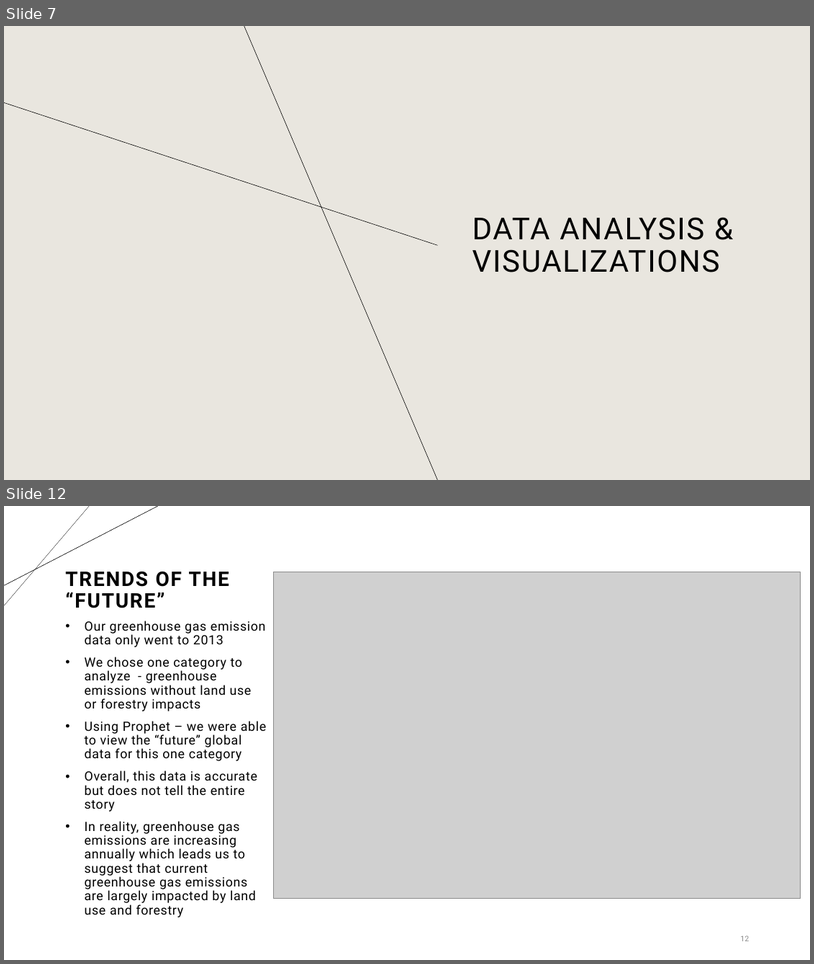
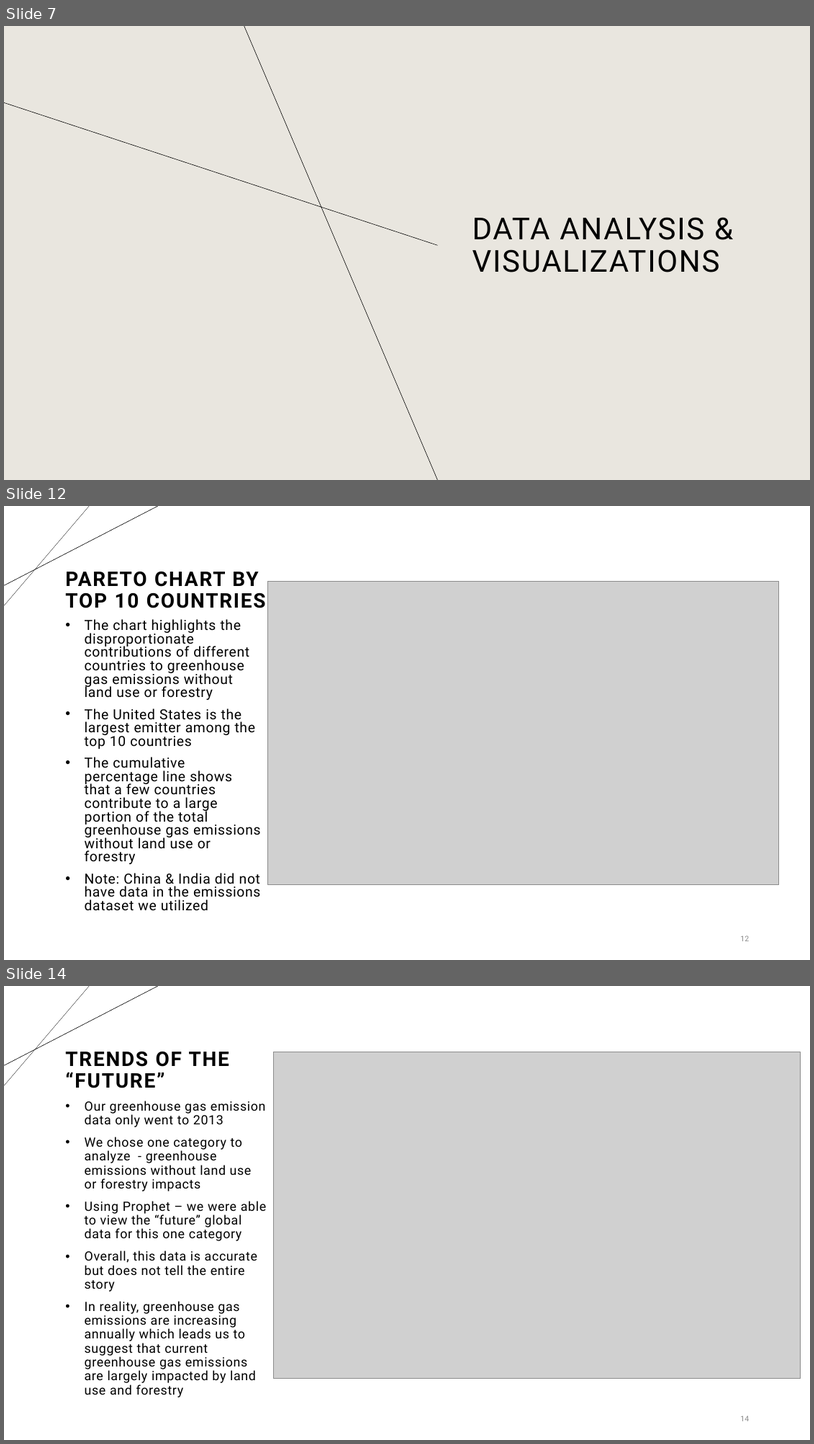
Before and after one commit to LaserLon/EDA, a slide deck: Chelsey/Group_1_EDA_Presentation.pptx. Shown one above the other, each under a label of ours: slides 7 and 12 before the commit, slides 7, 12 and 14 after it; the slides between them are not shown. The pictures are 814x964 and 814x1444 pixels, drawn with LibreOffice and Linux fonts; fonts in the diff are those of the drawing; grey boxes stand for pictures. Boxes give left, top, right and bottom in pixels: in the first picture for what was removed or moved away, otherwise in the second. Text is boxed around its words. In the diff, an @@ line names an element or a change of style, - is before the commit and + after.

```diff
--- a/Chelsey/Group_1_EDA_Presentation.pptx
+++ b/Chelsey/Group_1_EDA_Presentation.pptx
@@ slide 12 added at (4,506,810,960), background #FFFFFF; not listed: 2 template elements that a slide beside it also shows @@
@@ title added at (65,571,266,608), 24 pt, text #000000, bold @@
+PARETO CHART BY TOP 10 COUNTRIES
@@ picture added at (268,581,779,885) @@
@@ text added at (85,619,260,911), 16.6 pt, text #000000 @@
+• The chart highlights the disproportionate contributions of different countries to greenhouse gas emissions without land use or forestry
+• The United States is the largest emitter among the top 10 countries
+• The cumulative percentage line shows that a few countries contribute to a large portion of the total greenhouse gas emissions without land use or forestry
+• Note: China & India did not have data in the emissions dataset we utilized
@@ page number added at (741,935,749,941), 9 pt, text #8C8C8C @@
+12
@@ what was slide 12 is now slide 14 @@
@@ page number at (741,1415,749,1421): text changed @@
-12
+14
```
Also in this commit, not shown: 11 slides changed, 2 other slides added, 1 slide removed.
